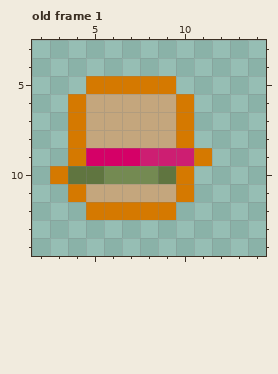
Two states of a pixel-art file, Assets/Resources/Sprites/bullet_sandwich.aseprite. The picture above was drawn from the file before the commit.
16x16 pixels, 1 frame. Shown: old frame 1: x 2..14, y 3..14.
Now the later version:
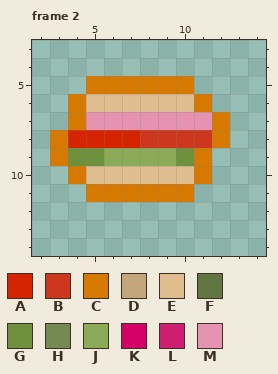
Palette (. is transparent): A #d52400  B #cd371e  C #d57900  D #c4a67d  E #dfbd8e  F #607540  G #6f903d  H #748a52  J #8bab59  K #d50067  L #cd1e72  M #e693b1
A new or re-ordered frame is compared with the old frame closest to it.
The commit says: Flame bullets fly up when lantern kicked, also added sandwich bullets
From old to new:
frames 1 -> 2
--- frame 2 is new; against old frame 1
@@ x 2..14 @@
  4 .............
- 5 ...CCCCC.....
- 6 ..CDDDDDC....
- 7 ..CDDDDDC....
- 8 ..CDDDDDC....
- 9 ..CKKKLLLC...
-10 .CFFHHHFC....
-11 ..CDDDDDC....
-12 ...CCCCC.....
+ 5 ...CCCCCC....
+ 6 ..CEEEEEEC...
+ 7 ..CMMMMMMMC..
+ 8 .CAAAABBBBC..
+ 9 .CGGJJJJGC...
+10 ..CEEEEEEC...
+11 ...CCCCCC....
+12 .............
 13 .............
Boxes around the changes in both pictures, in picture pixels (x1, y1, x2, y2):
changed: (50, 76, 230, 220)
